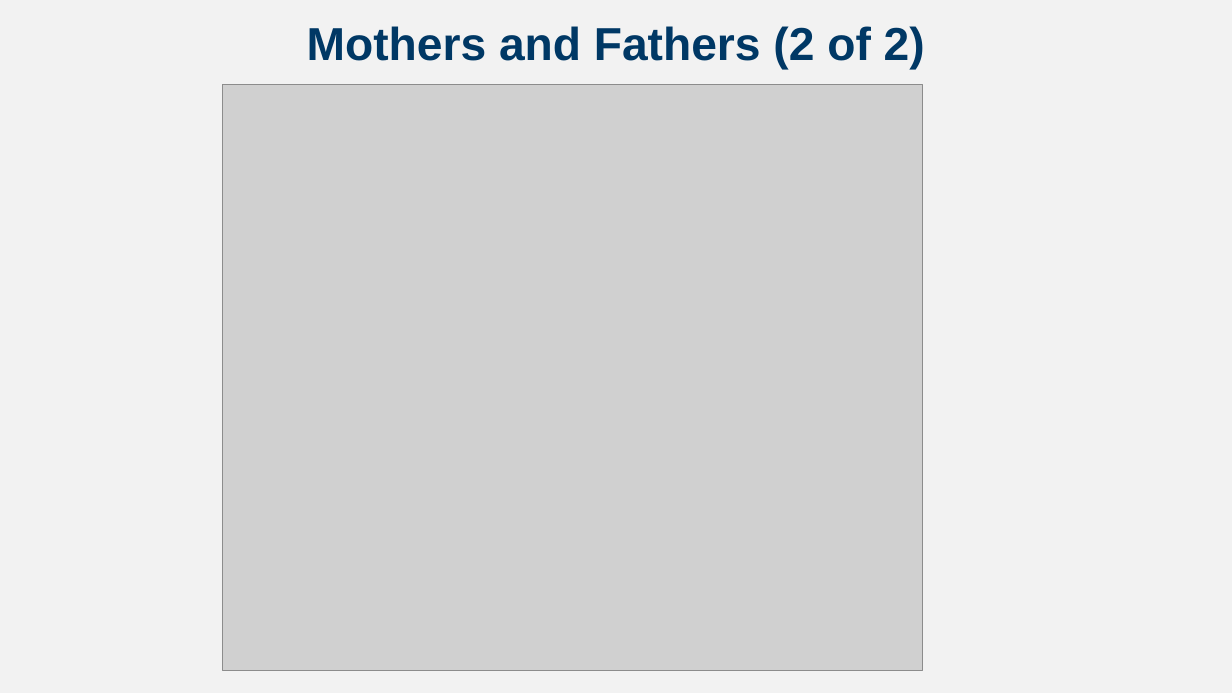
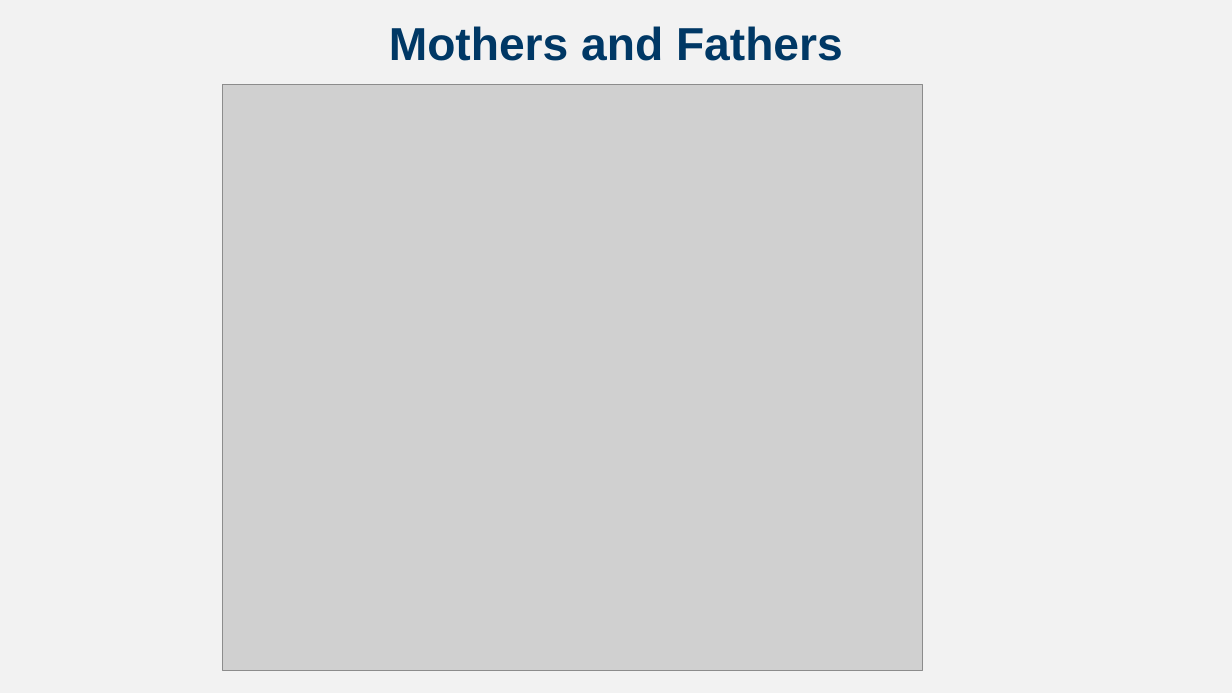
Before and after one commit to npm27/Teaching-Materials, a slide deck: slide 7 of Developmental Fall 23/Slides/Chapter 14.pptx (slide 9 before the commit). Drawn at 1232x693 pixels with LibreOffice and Linux fonts; fonts in the diff are those of the drawing; grey boxes stand for pictures. Boxes give left, top, right and bottom in pixels: in the first picture for what was removed or moved away, otherwise in the second. Text is boxed around its words. In the diff, an @@ line names an element or a change of style, - is before the commit and + after.

```diff
--- a/Developmental Fall 23/Slides/Chapter 14.pptx
+++ b/Developmental Fall 23/Slides/Chapter 14.pptx
@@ title at box(389, 26, 843, 61): text changed @@
-Mothers and Fathers (2 of 2)
+Mothers and Fathers
```
Also in this commit, not shown: 6 other slides changed, 2 slides removed.
